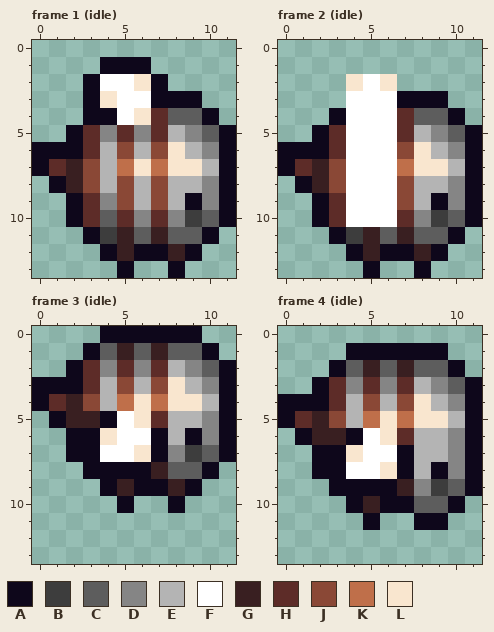
Two states of a pixel-art file, BurningKnight/Content/Animations/explobee.ase. Above is the file before it was changed.
12x14 pixels, 6 frames. Shown: frame 1 (idle), frame 2 (idle), frame 3 (idle), frame 4 (idle). The commit also changed other frames, which this record leaves out.
Palette (. is transparent): A #0e071b  B #3d3d3d  C #5d5d5d  D #858585  E #b4b4b4  F #ffffff  G #391f21  H #5d2c28  J #8a4836  K #bf6f4a  L #f9e6cf
After:
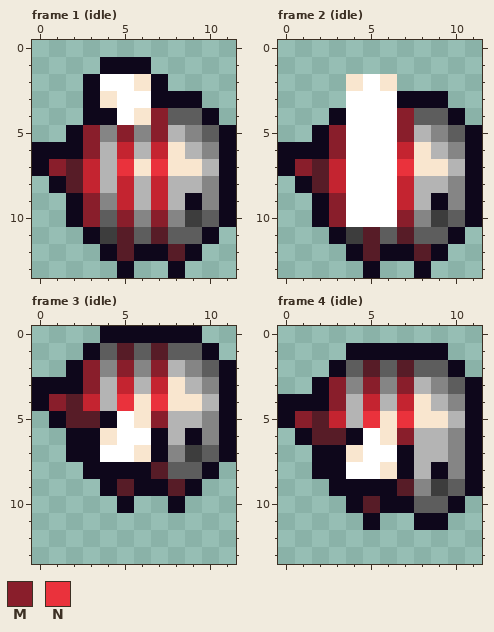
Colours new in this view: M #891e2b  N #ea323c
The edit:
{"colour":"G","old":"#391f21","new":"#571c27"}
{"colour":"J","old":"#8a4836","new":"#c42430"}
{"where": "frame 1 (idle)"}
{"frame":1,"y":4,"x":7,"old":"H","new":"M"}
{"frame":1,"y":5,"x":3,"old":"H","new":"M"}
{"frame":1,"y":5,"x":5,"old":"H","new":"M"}
{"frame":1,"y":5,"x":7,"old":"H","new":"M"}
{"frame":1,"y":6,"x":3,"old":"H","new":"M"}
{"frame":1,"y":7,"x":1,"old":"H","new":"M"}
{"frame":1,"y":7,"x":5,"old":"K","new":"N"}
{"frame":1,"y":7,"x":7,"old":"K","new":"N"}
{"frame":1,"y":9,"x":3,"old":"H","new":"M"}
{"frame":1,"y":10,"x":3,"old":"H","new":"M"}
{"frame":1,"y":10,"x":5,"old":"H","new":"M"}
{"frame":1,"y":10,"x":7,"old":"H","new":"M"}
{"where": "frame 2 (idle)"}
{"frame":2,"y":4,"x":7,"old":"H","new":"M"}
{"frame":2,"y":5,"x":3,"old":"H","new":"M"}
{"frame":2,"y":5,"x":7,"old":"H","new":"M"}
{"frame":2,"y":6,"x":3,"old":"H","new":"M"}
{"frame":2,"y":7,"x":1,"old":"H","new":"M"}
{"frame":2,"y":7,"x":7,"old":"K","new":"N"}
{"frame":2,"y":9,"x":3,"old":"H","new":"M"}
{"frame":2,"y":10,"x":3,"old":"H","new":"M"}
{"frame":2,"y":10,"x":7,"old":"H","new":"M"}
{"where": "frame 3 (idle)"}
{"frame":3,"y":2,"x":3,"old":"H","new":"M"}
{"frame":3,"y":2,"x":5,"old":"H","new":"M"}
{"frame":3,"y":2,"x":7,"old":"H","new":"M"}
{"frame":3,"y":3,"x":3,"old":"H","new":"M"}
{"frame":3,"y":4,"x":1,"old":"H","new":"M"}
{"frame":3,"y":4,"x":5,"old":"K","new":"N"}
{"frame":3,"y":4,"x":7,"old":"K","new":"N"}
{"frame":3,"y":5,"x":7,"old":"H","new":"M"}
{"where": "frame 4 (idle)"}
{"frame":4,"y":3,"x":3,"old":"H","new":"M"}
{"frame":4,"y":3,"x":5,"old":"H","new":"M"}
{"frame":4,"y":3,"x":7,"old":"H","new":"M"}
{"frame":4,"y":4,"x":3,"old":"H","new":"M"}
{"frame":4,"y":5,"x":1,"old":"H","new":"M"}
{"frame":4,"y":5,"x":5,"old":"K","new":"N"}
{"frame":4,"y":5,"x":7,"old":"K","new":"N"}
{"frame":4,"y":6,"x":7,"old":"H","new":"M"}
{"label":"changed","picture_box":[49,108,185,261]}
{"label":"changed","picture_box":[295,108,431,261]}
{"label":"changed","picture_box":[49,343,185,496]}
{"label":"changed","picture_box":[295,360,414,513]}
